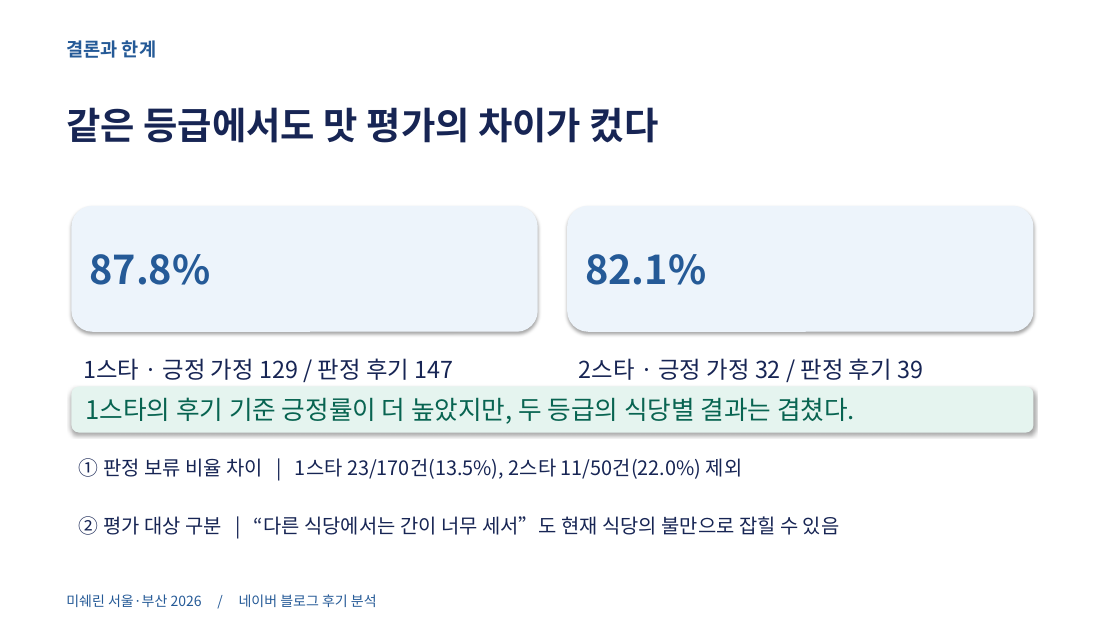
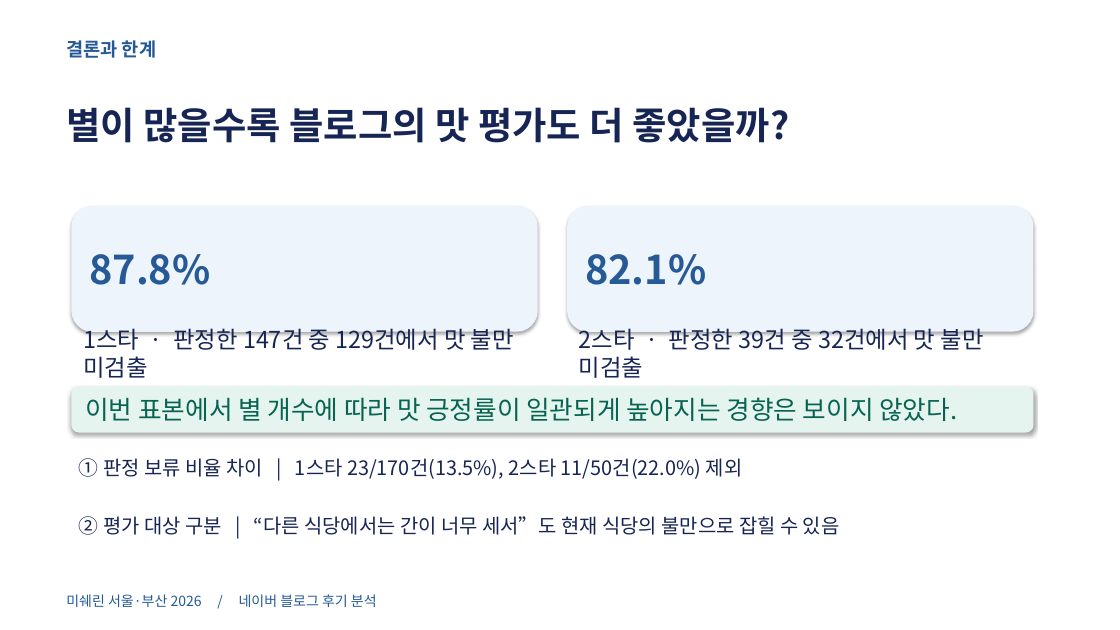
Before and after one commit to taeuk-kim-01/michelin_review_analysis, a slide deck: slide 12 of Michelin_Final.pptx. Drawn at 1120x630 pixels with LibreOffice and Linux fonts; fonts in the diff are those of the drawing. Boxes give left, top, right and bottom in pixels: in the first picture for what was removed or moved away, otherwise in the second. Text is boxed around its words. In the diff, an @@ line names an element or a change of style, - is before the commit and + after.

```diff
--- a/Michelin_Final.pptx
+++ b/Michelin_Final.pptx
@@ text at [66,107,790,143]: text changed @@
-같은 등급에서도 맛 평가의 차이가 컸다
+별이 많을수록 블로그의 맛 평가도 더 좋았을까?
@@ text at [83,328,514,378]: text changed @@
-1스타 · 긍정 가정 129 / 판정 후기 147
+1스타 · 판정한 147건 중 129건에서 맛 불만 미검출
@@ text at [579,328,984,378]: text changed @@
-2스타 · 긍정 가정 32 / 판정 후기 39
+2스타 · 판정한 39건 중 32건에서 맛 불만 미검출
@@ text in rounded rectangle at [85,397,957,421]: text changed @@
-1스타의 후기 기준 긍정률이 더 높았지만, 두 등급의 식당별 결과는 겹쳤다.
+이번 표본에서 별 개수에 따라 맛 긍정률이 일관되게 높아지는 경향은 보이지 않았다.
```
